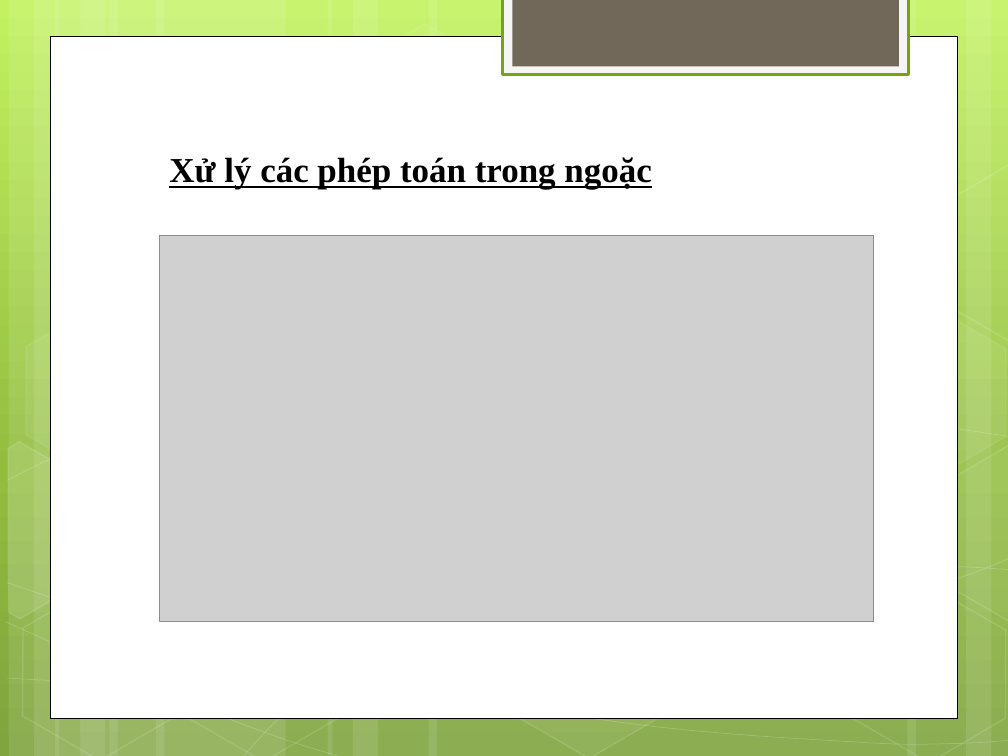
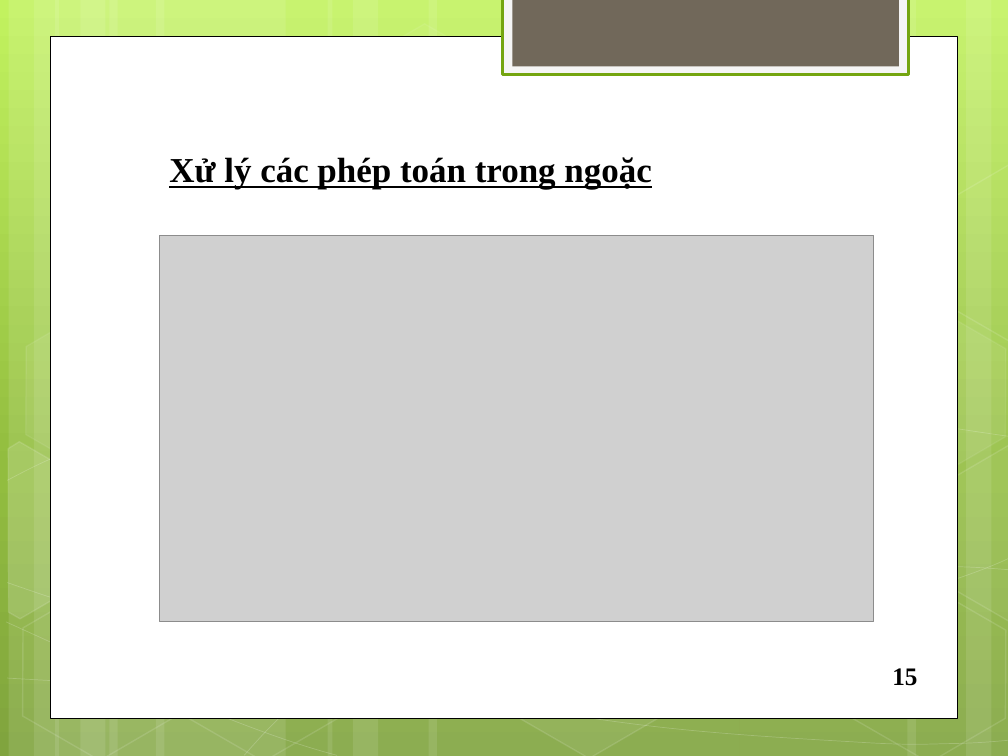
Before and after one commit to vohoang17110143/DoAn, a slide deck: slide 17 of CALCULATOR.pptx (slide 14 before the commit). Drawn at 1008x756 pixels with LibreOffice and Linux fonts; fonts in the diff are those of the drawing; grey boxes stand for pictures. Boxes give left, top, right and bottom in pixels: in the first picture for what was removed or moved away, otherwise in the second. Text is boxed around its words. In the diff, an @@ line names an element or a change of style, - is before the commit and + after.

```diff
--- a/CALCULATOR.pptx
+++ b/CALCULATOR.pptx
@@ text added at (892,668,917,686), 18 pt, text #000000, bold @@
+15
```
Also in this commit, not shown: 14 other slides changed, 4 slides added.
